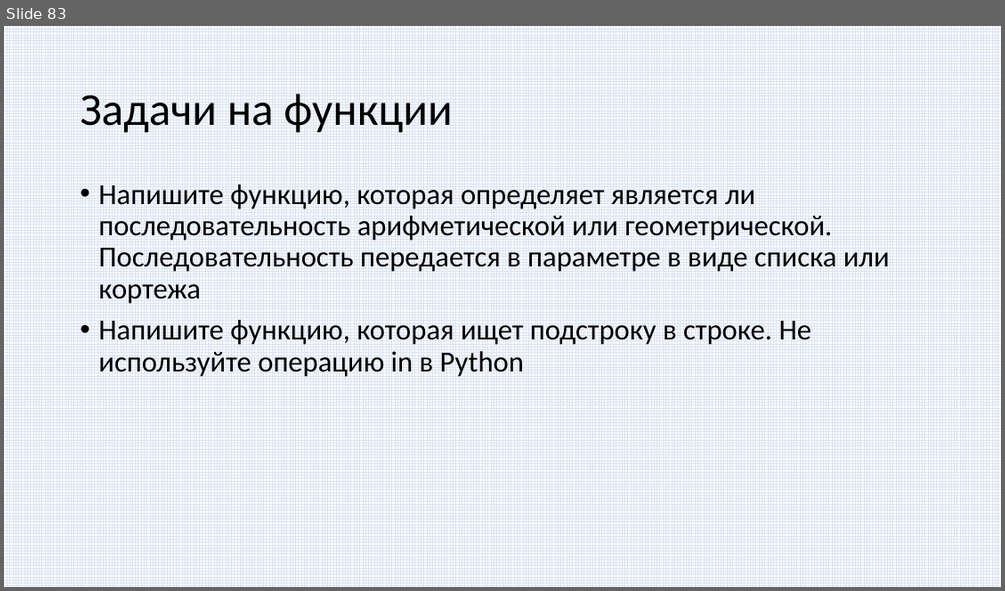
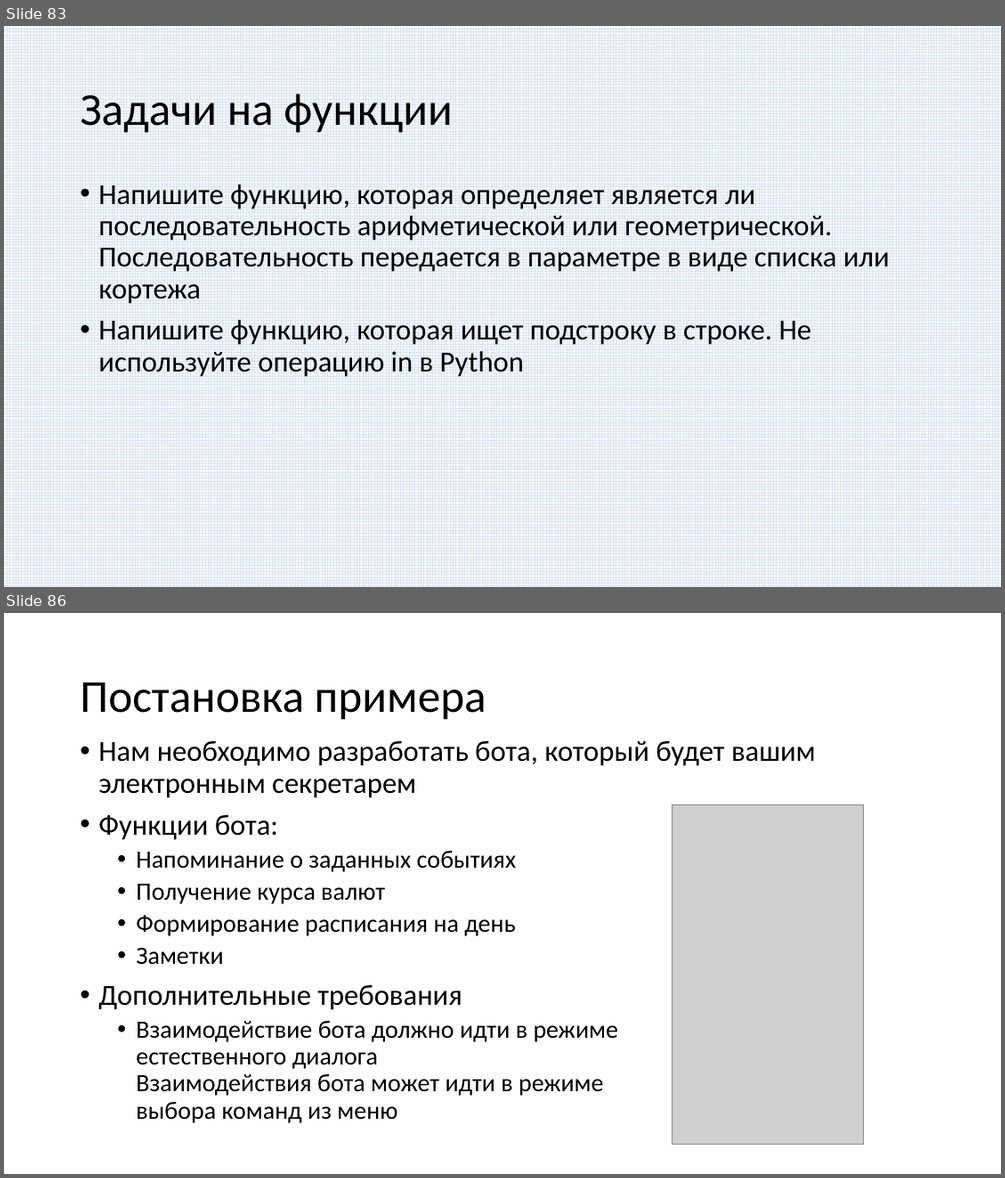
Before and after one commit to paveltsytovich/telegram-course, a slide deck: Presentation/Разработка ботов для телеграмм на Python.pptx. Shown one above the other, each under a label of ours: slide 83 before the commit, slides 83 and 86 after it; the slides between them are not shown. The pictures are 1005x591 and 1005x1178 pixels, drawn with LibreOffice and Linux fonts; fonts in the diff are those of the drawing; grey boxes stand for pictures. Boxes give left, top, right and bottom in pixels: in the first picture for what was removed or moved away, otherwise in the second. Text is boxed around its words. In the diff, an @@ line names an element or a change of style, - is before the commit and + after.

Commit message:
Постановка сквозного примера

```diff
--- a/Presentation/Разработка ботов для телеграмм на Python.pptx
+++ b/Presentation/Разработка ботов для телеграмм на Python.pptx
@@ slide 86 added at (x1=4, y1=613, x2=1001, y2=1174), background #FFFFFF @@
@@ title added at (x1=80, y1=682, x2=486, y2=720), 44 pt, text #000000 @@
+Постановка примера
@@ text added at (x1=98, y1=740, x2=816, y2=1123), 24 pt, text #000000 @@
+• Нам необходимо разработать бота, который будет вашим электронным секретарем
+• Функции бота:
+  • Напоминание о заданных событиях
+  • Получение курса валют
+  • Формирование расписания на день
+  • Заметки
+• Дополнительные требования
+  • Взаимодействие бота должно идти в режиме
+    естественного диалога
+    Взаимодействия бота может идти в режиме
+    выбора команд из меню
@@ picture added at (x1=672, y1=805, x2=864, y2=1144) @@
```
Also in this commit, not shown: 1 slide changed, 1 other slide added.
